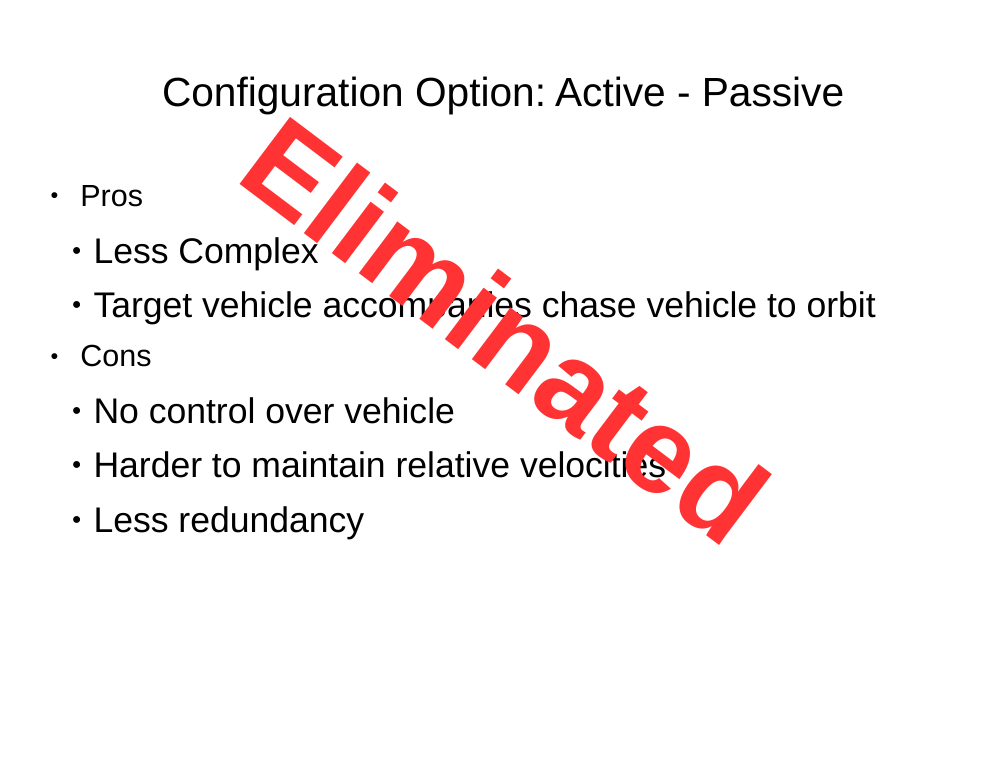
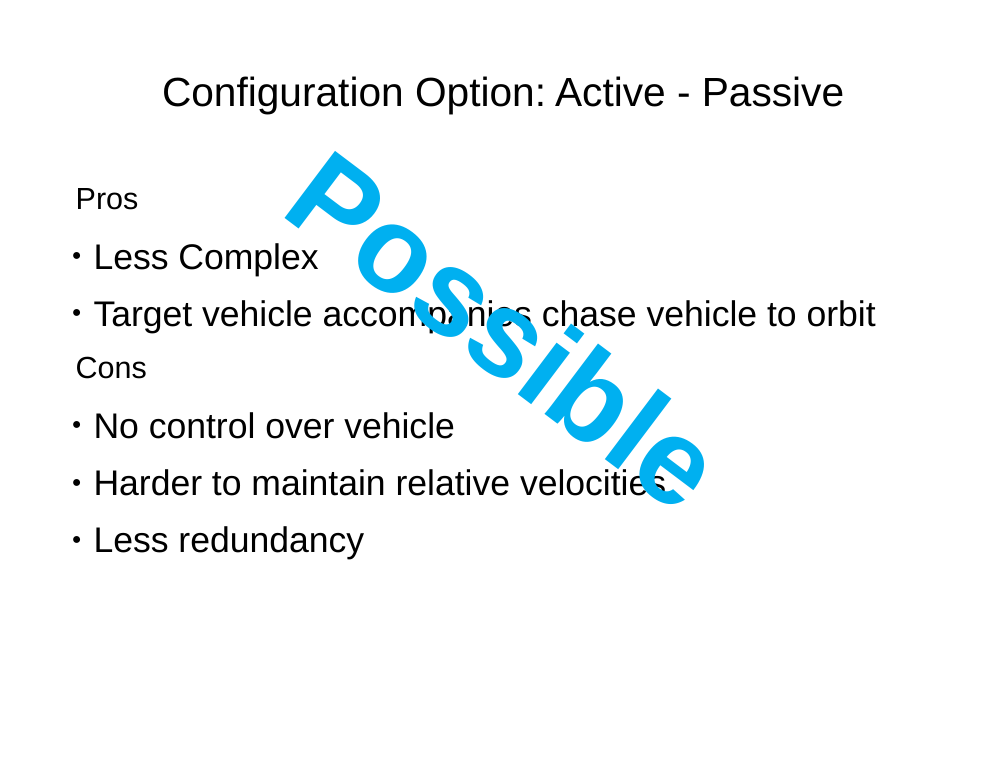
Before and after one commit to RascalSeniorDesign/Preliminary-Design, a slide deck: slide 5 of CMQA/Presentations/SRR Presentation.pptx. Drawn at 1008x757 pixels with LibreOffice and Linux fonts; fonts in the diff are those of the drawing; background and template pictures are left out. Boxes give left, top, right and bottom in pixels: in the first picture for what was removed or moved away, otherwise in the second. Text is boxed around its words. In the diff, an @@ line names an element or a change of style, - is before the commit and + after.

```diff
--- a/CMQA/Presentations/SRR Presentation.pptx
+++ b/CMQA/Presentations/SRR Presentation.pptx
@@ text at [194,73,814,591]: text changed; text colour #FF3333 to #00B0F0 @@
-Eliminated
+Possible
@@ text "Pros" at [76,188,876,560]: bullet ● to none; line spacing 0.93 to 1 @@
```
Also in this commit, not shown: 3 other slides changed, 9 slides added, 11 slides removed.
